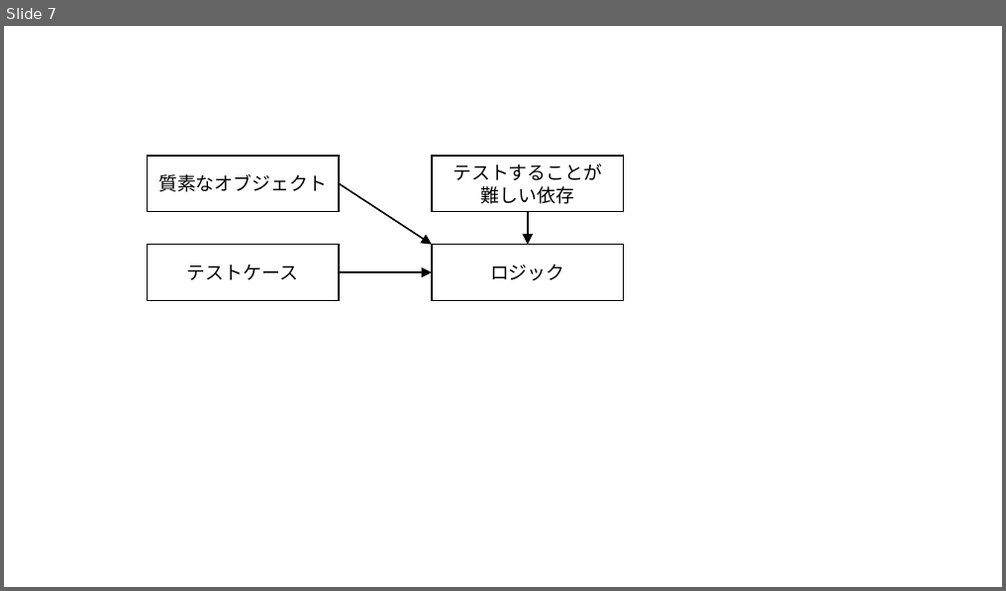
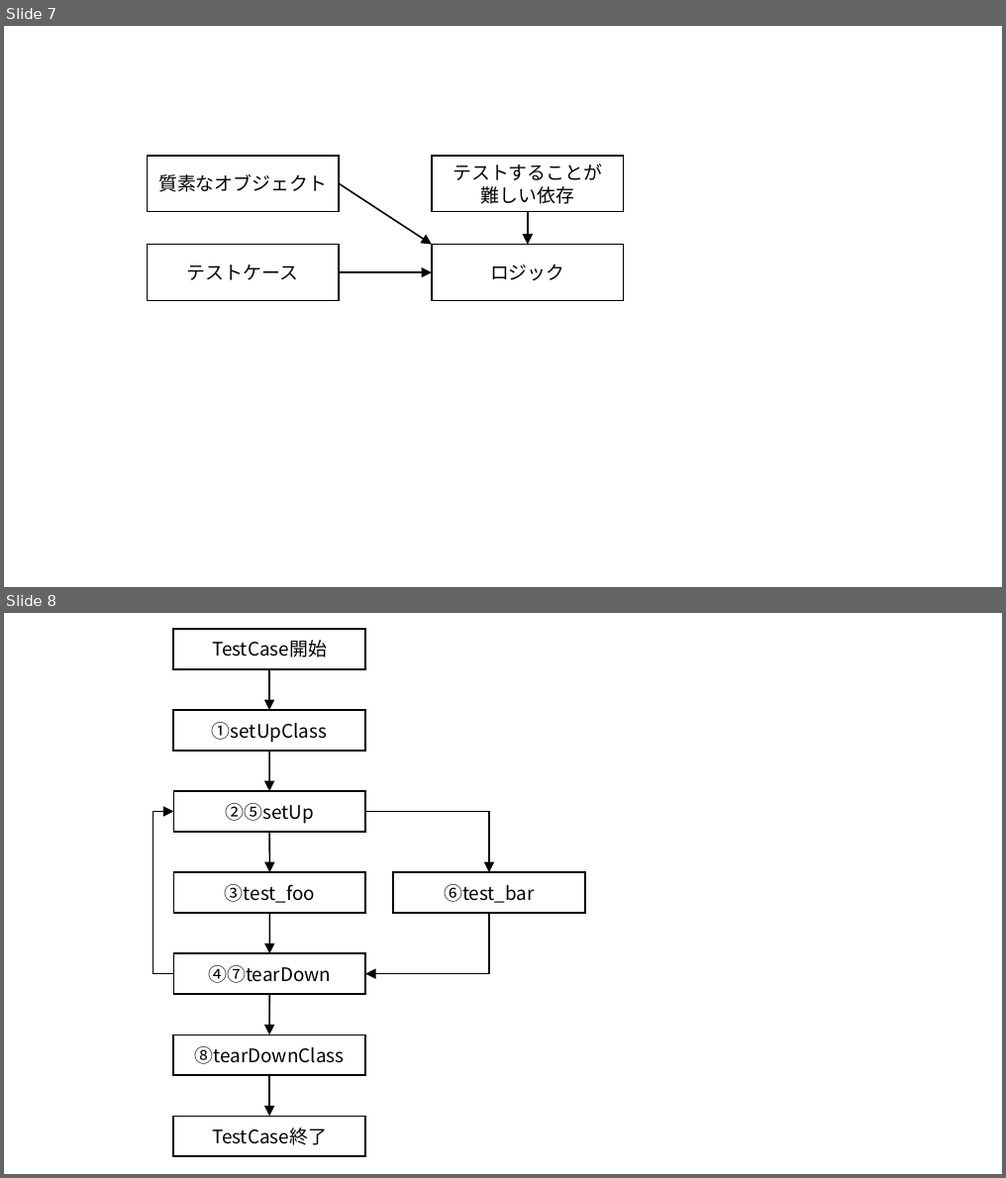
Before and after one commit to xjr1300/how-to-test-in-python, a slide deck: images/images.pptx. Shown one above the other, each under a label of ours: slide 7 before the commit, slides 7 and 8 after it. The pictures are 1006x591 and 1006x1178 pixels, drawn with LibreOffice and Linux fonts; fonts in the diff are those of the drawing. Boxes give left, top, right and bottom in pixels: in the first picture for what was removed or moved away, otherwise in the second. Text is boxed around its words. In the diff, an @@ line names an element or a change of style, - is before the commit and + after.

```diff
--- a/images/images.pptx
+++ b/images/images.pptx
@@ slide 8 added at [4, 613, 1002, 1174], background #FFFFFF @@
@@ rectangle added at [173, 629, 364, 669], fill #FFFFFF, outline #000000 1.5 pt, 18 pt, text #000000 @@
+TestCase開始
@@ arrow added from (269, 669) to (269, 710), #000000 1.5 pt @@
@@ rectangle added at [173, 710, 364, 751], fill #FFFFFF, outline #000000 1.5 pt, 18 pt, text #000000 @@
+①setUpClass
@@ arrow added from (269, 751) to (269, 791), #000000 1.5 pt @@
@@ elbow arrow added from (174, 973) to (174, 811), #000000 1.5 pt @@
@@ rectangle added at [174, 791, 365, 832], fill #FFFFFF, outline #000000 1.5 pt, 18 pt, text #000000 @@
+②⑤setUp
@@ elbow arrow added from (365, 811) to (489, 872), #000000 1.5 pt @@
@@ arrow added from (269, 832) to (269, 872), #000000 1.5 pt @@
@@ rectangle added at [174, 872, 365, 913], fill #FFFFFF, outline #000000 1.5 pt, 18 pt, text #000000 @@
+③test_foo
@@ rectangle added at [393, 872, 585, 913], fill #FFFFFF, outline #000000 1.5 pt, 18 pt, text #000000 @@
+⑥test_bar
@@ arrow added from (269, 913) to (269, 954), #000000 1.5 pt @@
@@ elbow arrow added from (489, 913) to (365, 973), #000000 1.5 pt @@
@@ rectangle added at [174, 954, 365, 994], fill #FFFFFF, outline #000000 1.5 pt, 18 pt, text #000000 @@
+④⑦tearDown
@@ arrow added from (269, 994) to (269, 1035), #000000 1.5 pt @@
@@ rectangle added at [173, 1035, 364, 1075], fill #FFFFFF, outline #000000 1.5 pt, 18 pt, text #000000 @@
+⑧tearDownClass
@@ arrow added from (269, 1075) to (269, 1116), #000000 1.5 pt @@
@@ rectangle added at [173, 1116, 364, 1157], fill #FFFFFF, outline #000000 1.5 pt, 18 pt, text #000000 @@
+TestCase終了
```
Also in this commit, not shown: 4 other files.
